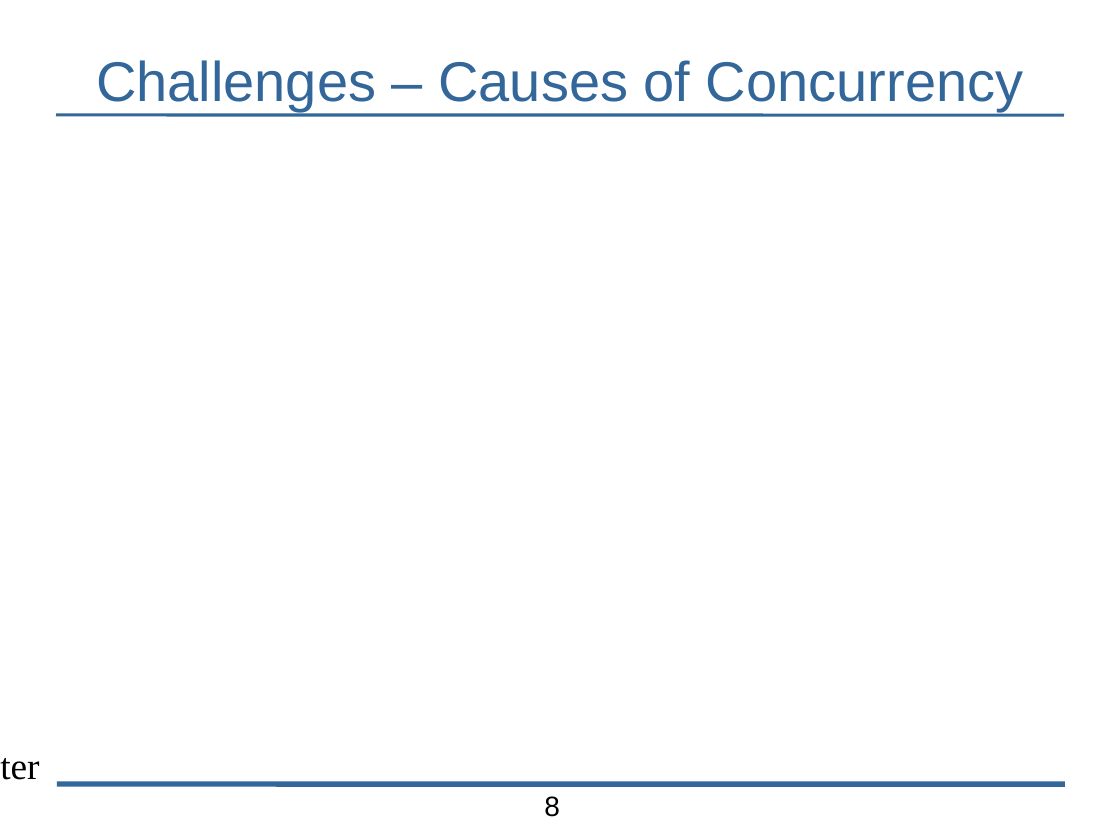
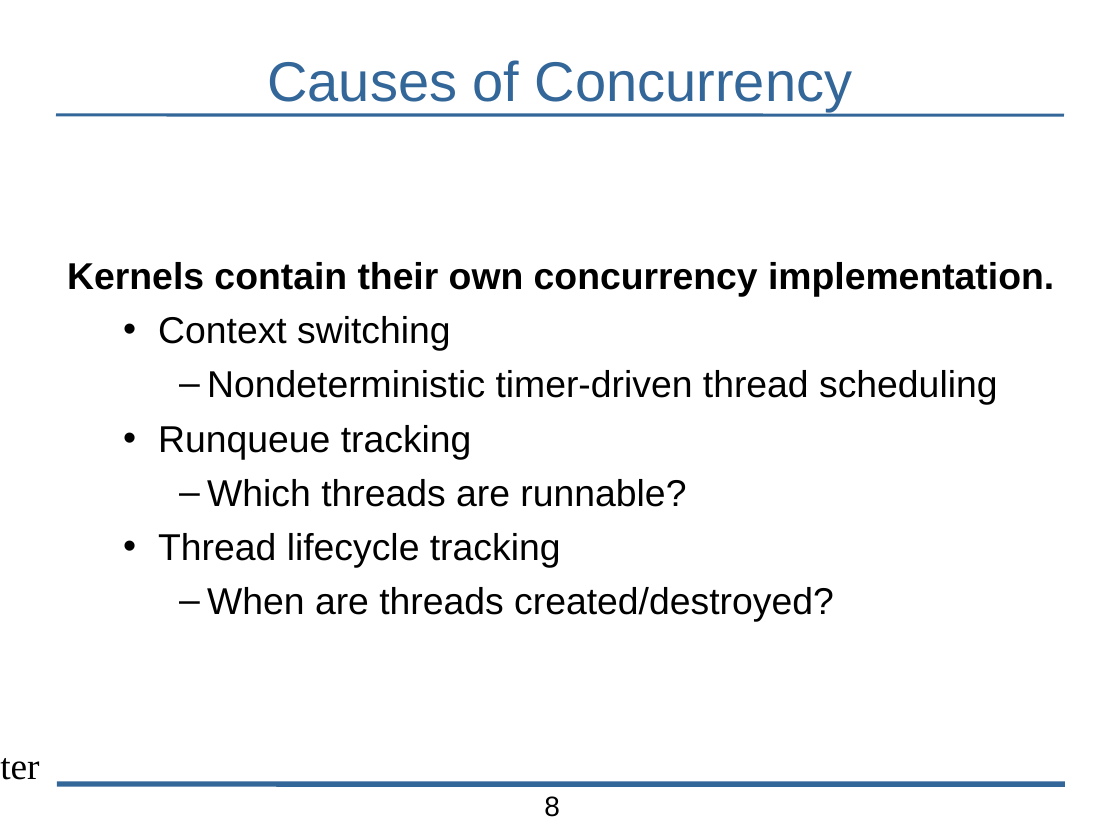
Before and after one commit to bblum/talks, a slide deck: slide 8 of pdl-retreat/pdl-talk.odp. Drawn at 1120x840 pixels with LibreOffice and Linux fonts; fonts in the diff are those of the drawing; background and template pictures are left out. Boxes give left, top, right and bottom in pixels: in the first picture for what was removed or moved away, otherwise in the second. Text is boxed around its words. In the diff, an @@ line names an element or a change of style, - is before the commit and + after.

```diff
--- a/pdl-retreat/pdl-talk.odp
+++ b/pdl-retreat/pdl-talk.odp
@@ title at [267, 60, 852, 111]: text changed @@
-Challenges – Causes of Concurrency
+Causes of Concurrency
@@ text added at [67, 262, 1054, 622], 24 pt, text #000000 @@
+Kernels contain their own concurrency implementation.
+  • Context switching
+    – Nondeterministic timer-driven thread scheduling
+  • Runqueue tracking
+    – Which threads are runnable?
+  • Thread lifecycle tracking
+    – When are threads created/destroyed?
```
Also in this commit, not shown: 1 other slide changed, 21 slides added, 8 slides removed.
